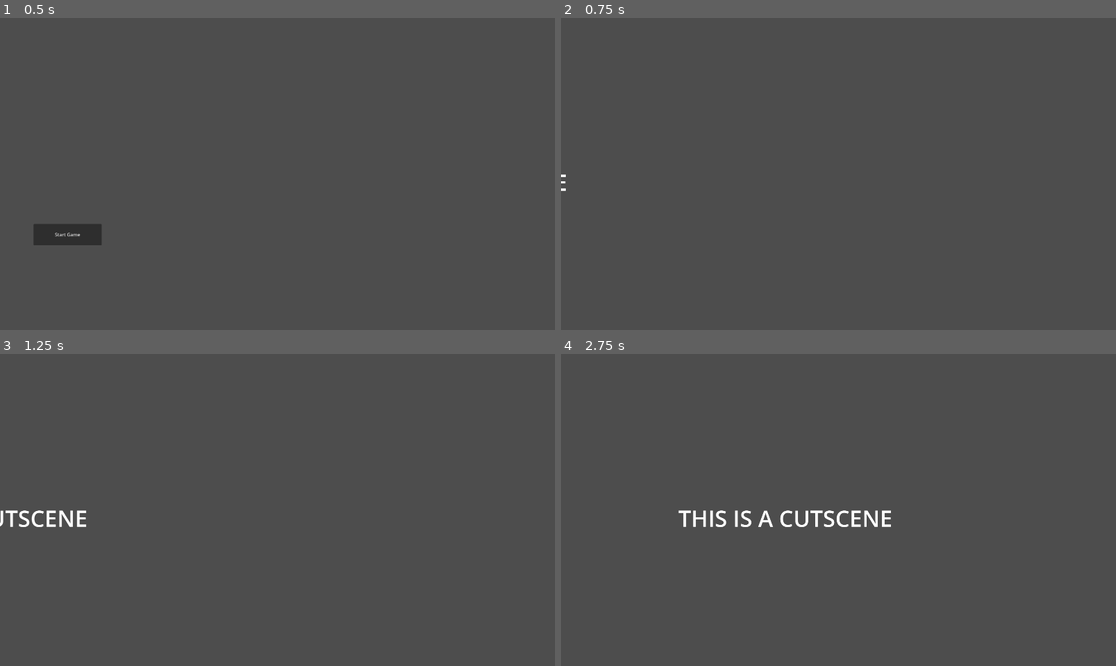
Above: before the commit, frames 1-4 (two rows, left to right).
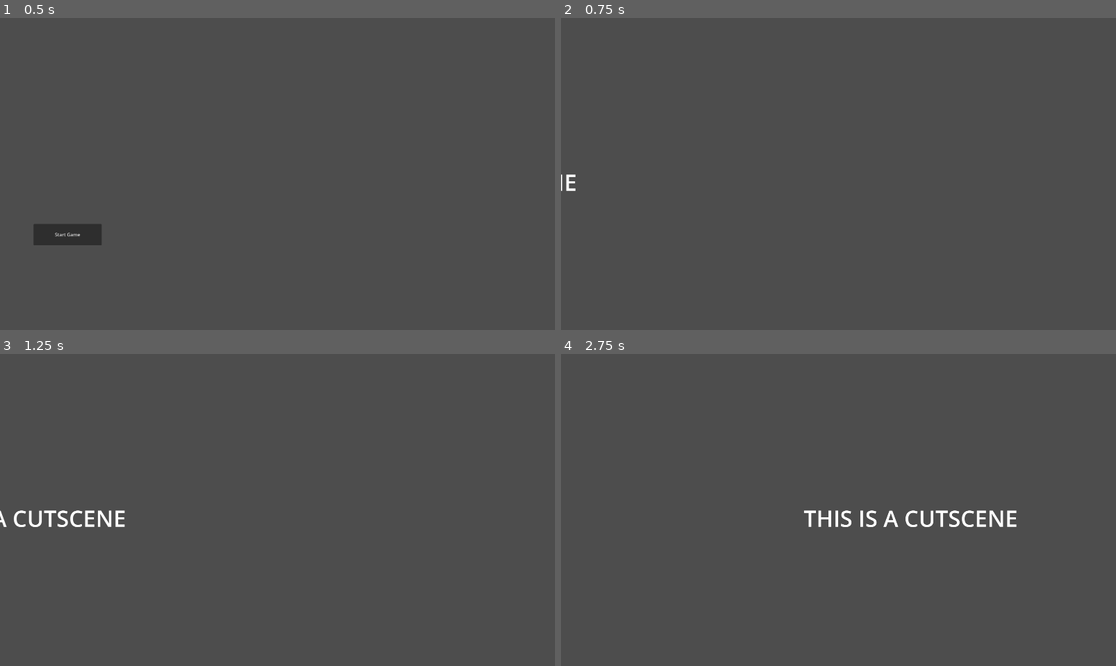
Above: after the commit, the same moments.

Repository: PatrikS24/GMTK26
Game: Godot game, scene res://state/main_state.tscn
The game is run twice, just before and just after one commit, with the same random seed, the same clock (stepped at 60 frames per second) and the same inputs.
Inputs:
- Up to frame 1 (0.5 s): no input
- Up to frame 2 (0.75 s): click "Start Game" at 0.5 s
- Up to frame 3 (1.25 s): no input
- Up to frame 4 (2.75 s): hold Right (ui_right) 1.28-2.03 s; hold Down (ui_down) from 2.03 s (still down)

Frame 1 is identical in both runs. In frame 2, less than 0.1% of the frame differs, in the area x 0-3%, y 50-56%; in frame 3, 0.6%; in frame 4, 1.4%, in the area x 21-83%, y 50-56%.

Commit message:
wave attack

Diff:
--- a/attacks/attack_manager.gd
+++ b/attacks/attack_manager.gd
@@ -21,7 +21,7 @@
 func get_rand_spawn_pos_circle(distance_from_player: int = spawn_circle_radius) -> Vector2:
 	return player.global_position + Vector2.from_angle(randf() * 2 * PI).normalized() * distance_from_player
 
-func get_spawn_pos_arc(num_of_points: int, radians: float, start_angle: float = NAN, distance_from_player: int = spawn_circle_radius):
+func get_spawn_pos_arc(num_of_points: int, radians: float, start_angle: float = NAN, distance_from_player: int = spawn_circle_radius) -> Array[Vector2]:
 	if is_nan(start_angle):
 		start_angle = randf() * 2 * PI
 
@@ -33,6 +33,16 @@
 		positions.append(spawn_position)
 	return positions
 
+func get_positions_on_y_axis(num_of_points: int, height: int, left_side: bool, distance_from_player: int = spawn_circle_radius) -> Array[Vector2]:
+	var dir_sign = -1 if left_side else 1
+	var x_pos = player.global_position.x + distance_from_player * dir_sign
+	var positions: Array[Vector2] = []
+	var bottom_y = player.global_position.y - height / 2.0
+	var height_diff = height / float(num_of_points)
+	for i in range(num_of_points):
+		positions.append(Vector2(x_pos, bottom_y + height_diff * i))
+	return positions
+
 
 func get_player_pos() -> Vector2:
 	return player.global_position
--- a/attacks/attack_manager.tscn
+++ b/attacks/attack_manager.tscn
@@ -3,10 +3,11 @@
 [ext_resource type="Script" uid="uid://cpkjk88o036e0" path="res://attacks/attack_manager.gd" id="1_ovlrm"]
 [ext_resource type="PackedScene" uid="uid://d3dadax224li1" path="res://attacks/aimed_attack.tscn" id="3_x32qg"]
 [ext_resource type="PackedScene" uid="uid://cagiqt8h6ttab" path="res://attacks/homeing_attack.tscn" id="3_y5f0i"]
+[ext_resource type="PackedScene" uid="uid://c78jj0wpn8527" path="res://attacks/wave_attack.tscn" id="4_7pmqf"]
 
 [node name="AttackManager" type="Node" unique_id=976077207 node_paths=PackedStringArray("attacks")]
 script = ExtResource("1_ovlrm")
-attacks = [NodePath("Attacks/AimedAttack"), NodePath("Attacks/HomeingAttack")]
+attacks = [NodePath("Attacks/AimedAttack"), NodePath("Attacks/HomeingAttack"), NodePath("Attacks/WaveAttack")]
 
 [node name="Attacks" type="Node" parent="." unique_id=1975528073]
 
@@ -16,6 +17,9 @@
 [node name="HomeingAttack" parent="Attacks" unique_id=298499328 node_paths=PackedStringArray("manager") instance=ExtResource("3_y5f0i")]
 manager = NodePath("../..")
 
+[node name="WaveAttack" parent="Attacks" unique_id=861575425 node_paths=PackedStringArray("manager") instance=ExtResource("4_7pmqf")]
+manager = NodePath("../..")
+
 [node name="DoNewAttackTimer" type="Timer" parent="." unique_id=478730614]
 wait_time = 5.0
 autostart = true
--- a/attacks/base_attack.gd
+++ b/attacks/base_attack.gd
@@ -14,6 +14,6 @@
 
 
 func _create_weapon() -> Weapon:
-	var weapon_instance = weapon_type.instantiate()
+	var weapon_instance = weapon_type.instantiate() as Weapon
 	get_tree().root.add_child(weapon_instance)
 	return weapon_instance
--- a/attacks/homeing_attack.tscn
+++ b/attacks/homeing_attack.tscn
@@ -1,7 +1,7 @@
 [gd_scene format=3 uid="uid://cagiqt8h6ttab"]
 
 [ext_resource type="PackedScene" uid="uid://wbehabgkpi3m" path="res://attacks/base_attack.tscn" id="1_fjc0a"]
-[ext_resource type="Script" uid="uid://sqg4w27woa5r" path="res://homeing_attack.gd" id="2_lgo1b"]
+[ext_resource type="Script" uid="uid://sqg4w27woa5r" path="res://attacks/homeing_attack.gd" id="2_lgo1b"]
 [ext_resource type="PackedScene" uid="uid://d1mm731y36j" path="res://attacks/weapons/homeing_weapon.tscn" id="3_lgo1b"]
 
 [node name="HomeingAttack" unique_id=1820580231 instance=ExtResource("1_fjc0a")]
--- /dev/null
+++ b/attacks/wave_attack.gd
@@ -0,0 +1,13 @@
+extends Attack
+
+
+func spawn_weapons():
+	var left = bool(randi()%2)
+	var positions = manager.get_positions_on_y_axis(weapons_per_attack, 1500, left, 1000)
+	for pos in positions:
+		var weapon = _create_weapon() as WaveWeapon
+		weapon.global_position = pos
+		weapon.init_wave(left, pos, 0.0)
+		if not weapon.is_node_ready():
+			await weapon.ready
+		weapon.create_children(weapon_type, left)
--- /dev/null
+++ b/attacks/wave_attack.tscn
@@ -0,0 +1,10 @@
+[gd_scene format=3 uid="uid://c78jj0wpn8527"]
+
+[ext_resource type="PackedScene" uid="uid://wbehabgkpi3m" path="res://attacks/base_attack.tscn" id="1_m2813"]
+[ext_resource type="Script" uid="uid://dgsg4b15abqqs" path="res://attacks/wave_attack.gd" id="2_3uax7"]
+[ext_resource type="PackedScene" uid="uid://q86ualvcwd2a" path="res://attacks/weapons/wave_weapon.tscn" id="3_3uax7"]
+
+[node name="WaveAttack" unique_id=1820580231 instance=ExtResource("1_m2813")]
+script = ExtResource("2_3uax7")
+weapon_type = ExtResource("3_3uax7")
+weapons_per_attack = 3
--- a/attacks/weapons/homeing_weapon.tscn
+++ b/attacks/weapons/homeing_weapon.tscn
@@ -1,7 +1,7 @@
 [gd_scene format=3 uid="uid://d1mm731y36j"]
 
 [ext_resource type="PackedScene" uid="uid://dmyyllapefm3q" path="res://attacks/weapons/base_weapon.tscn" id="1_t67nt"]
-[ext_resource type="Script" uid="uid://csjq4tywf7qu2" path="res://homeing_weapon.gd" id="2_tr1li"]
+[ext_resource type="Script" uid="uid://csjq4tywf7qu2" path="res://attacks/weapons/homeing_weapon.gd" id="2_tr1li"]
 
 [sub_resource type="CapsuleShape2D" id="CapsuleShape2D_dlyd4"]
 radius = 18.218517
--- /dev/null
+++ b/attacks/weapons/wave_weapon.gd
@@ -0,0 +1,38 @@
+class_name WaveWeapon extends Weapon
+
+@export var num_of_children := 10
+
+var time := 0.0
+var amplitude = 200.0
+
+var frequency := 2.0
+var phase = 0.0
+var phase_offset = 0.1
+
+var direction: Vector2
+var start_pos: Vector2
+
+
+func _physics_process(delta):
+	if attacking:
+		time += delta
+
+		var forward = direction * speed * time
+		var sideways = direction.orthogonal() * sin(time * frequency + phase) * amplitude
+
+		global_position = start_pos + forward + sideways
+		print(amplitude)
+
+func init_wave(left: bool, start_position: Vector2, offset: float):
+	direction = Vector2.LEFT if !left else Vector2.RIGHT
+	start_pos = start_position
+	phase = offset
+
+func create_children(scene: PackedScene, left: bool):
+	var dir = Vector2.LEFT if left else Vector2.RIGHT
+	for i in range(num_of_children):
+		var new_weapon := scene.instantiate() as WaveWeapon
+		new_weapon.global_position = start_pos + dir * 100 * (1+i)
+		get_tree().root.add_child(new_weapon)
+
+		new_weapon.init_wave(left, new_weapon.global_position, -(i + 1) * phase_offset)
--- /dev/null
+++ b/attacks/weapons/wave_weapon.tscn
@@ -0,0 +1,19 @@
+[gd_scene format=3 uid="uid://q86ualvcwd2a"]
+
+[ext_resource type="PackedScene" uid="uid://dmyyllapefm3q" path="res://attacks/weapons/base_weapon.tscn" id="1_vv8rt"]
+[ext_resource type="Script" uid="uid://bstxjrd1wup1x" path="res://attacks/weapons/wave_weapon.gd" id="2_qk3im"]
+
+[sub_resource type="RectangleShape2D" id="RectangleShape2D_kkwr8"]
+size = Vector2(29.72129, 28.76608)
+
+[node name="WaveWeapon" unique_id=1300584643 instance=ExtResource("1_vv8rt")]
+script = ExtResource("2_qk3im")
+num_of_children = 10
+
+[node name="CollisionShape2D" parent="." index="0" unique_id=1645104309]
+position = Vector2(0.47937658, 0)
+shape = SubResource("RectangleShape2D_kkwr8")
+
+[node name="Sprite2D" parent="." index="1" unique_id=1983737595]
+position = Vector2(0, 9.536743e-07)
+scale = Vector2(0.47937563, 0.4794347)
--- a/player/countdown.gd
+++ b/player/countdown.gd
@@ -2,7 +2,7 @@
 
 @onready var timer: Timer = $Timer
 
-func _process(delta: float) -> void:
+func _process(_delta: float) -> void:
 	if MainState.state != MainState.GameState.IN_GAME:
 		timer.paused = true
 	else: timer.paused = false
--- a/state/main_state.tscn
+++ b/state/main_state.tscn
@@ -37,7 +37,7 @@
 "times": PackedFloat32Array(0, 5),
 "transitions": PackedFloat32Array(1, 1),
 "update": 0,
-"values": [Vector2(-813, 514), Vector2(2000, 514)]
+"values": [Vector2(-813, 514), Vector2(3000, 514)]
 }
 tracks/1/type = "method"
 tracks/1/imported = false
Renamed: homeing_attack.gd -> attacks/homeing_attack.gd
Renamed: homeing_attack.gd.uid -> attacks/homeing_attack.gd.uid
Not shown, added: attacks/wave_attack.gd.uid
Renamed: homeing_weapon.gd -> attacks/weapons/homeing_weapon.gd
Renamed: homeing_weapon.gd.uid -> attacks/weapons/homeing_weapon.gd.uid
Not shown, added: attacks/weapons/wave_weapon.gd.uid
